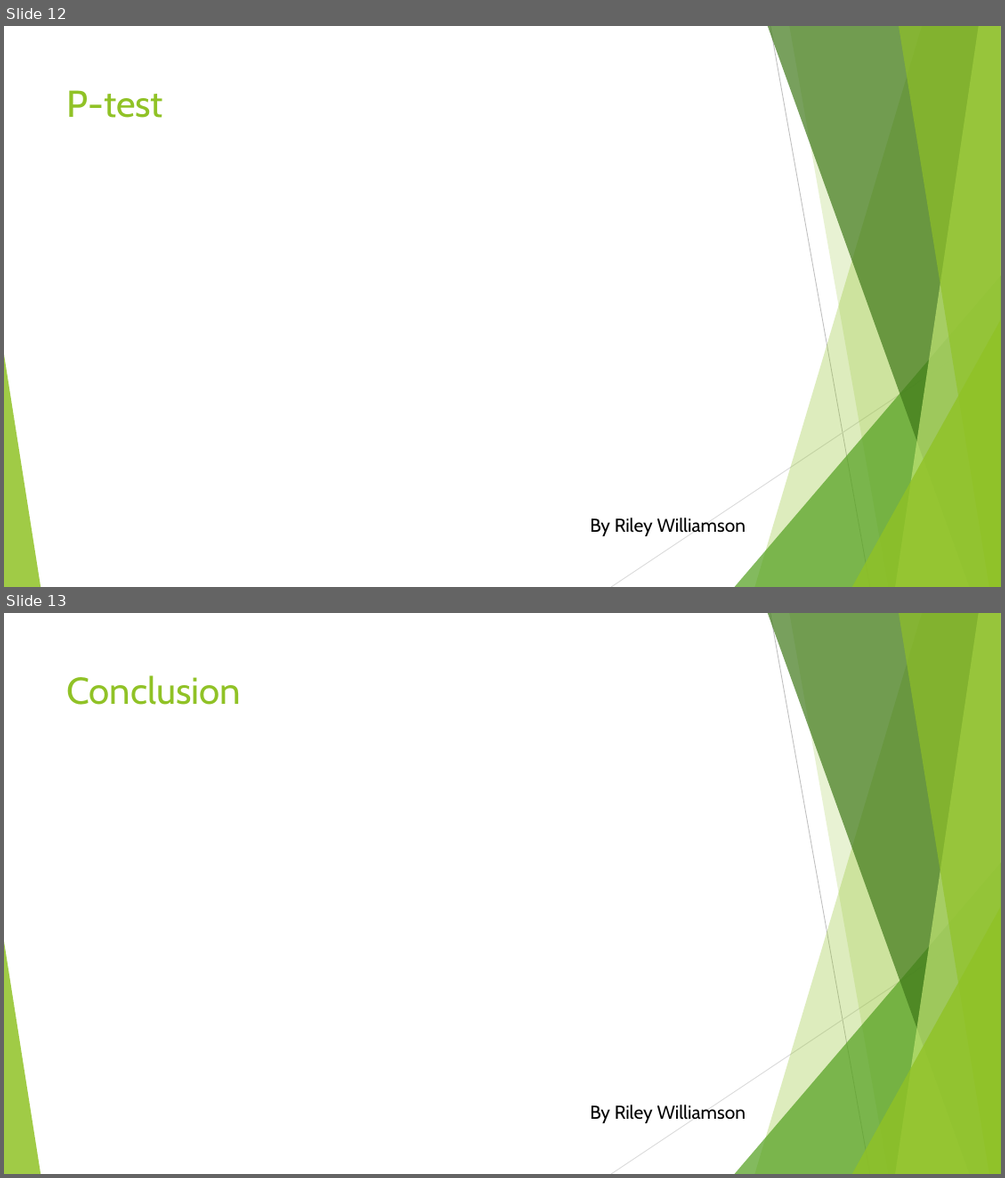
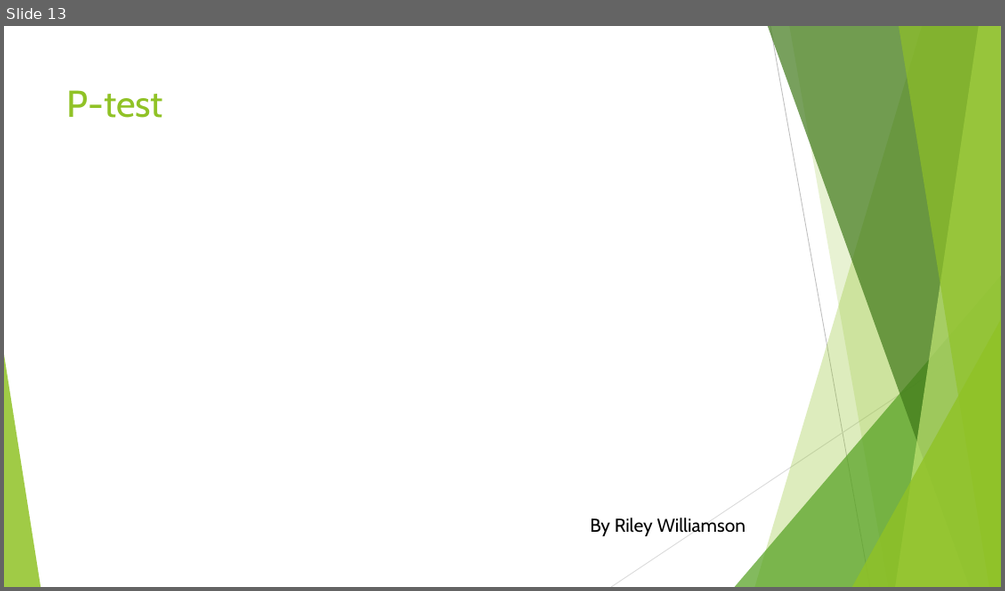
Before and after one commit to fengrujie0721/Impact-of-COVID-19-on-Mental-Health-in-United-States, a slide deck: impact of covid on mental health.pptx. Shown one above the other, each under a label of ours: slides 12 and 13 before the commit, slide 13 after it. The pictures are 1005x1178 and 1005x591 pixels, drawn with LibreOffice and Linux fonts; fonts in the diff are those of the drawing. Boxes give left, top, right and bottom in pixels: in the first picture for what was removed or moved away, otherwise in the second. Text is boxed around its words. In the diff, an @@ line names an element or a change of style, - is before the commit and + after.

```diff
--- a/impact of covid on mental health.pptx
+++ b/impact of covid on mental health.pptx
@@ slide 13 removed at [4, 613, 1001, 1174], background #FFFFFF; not listed: 10 template elements that a slide beside it also shows @@
@@ title removed at [67, 675, 242, 705] @@
-Conclusion
@@ text removed at [590, 1104, 746, 1123] @@
-By Riley Williamson
@@ what was slide 12 is now slide 13 @@
```
Also in this commit, not shown: 3 slides changed, 2 slides added, 13 other files.
